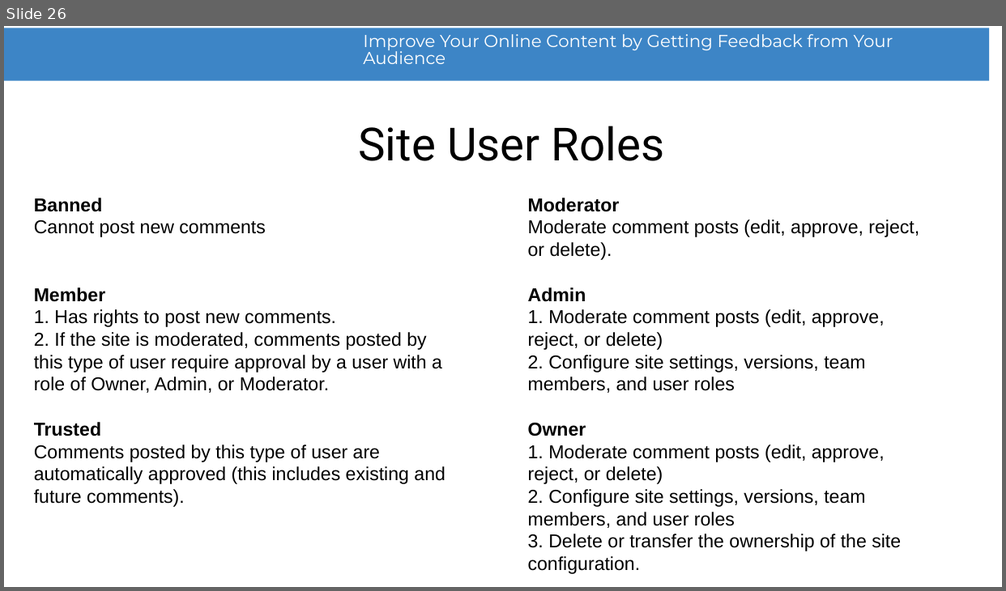
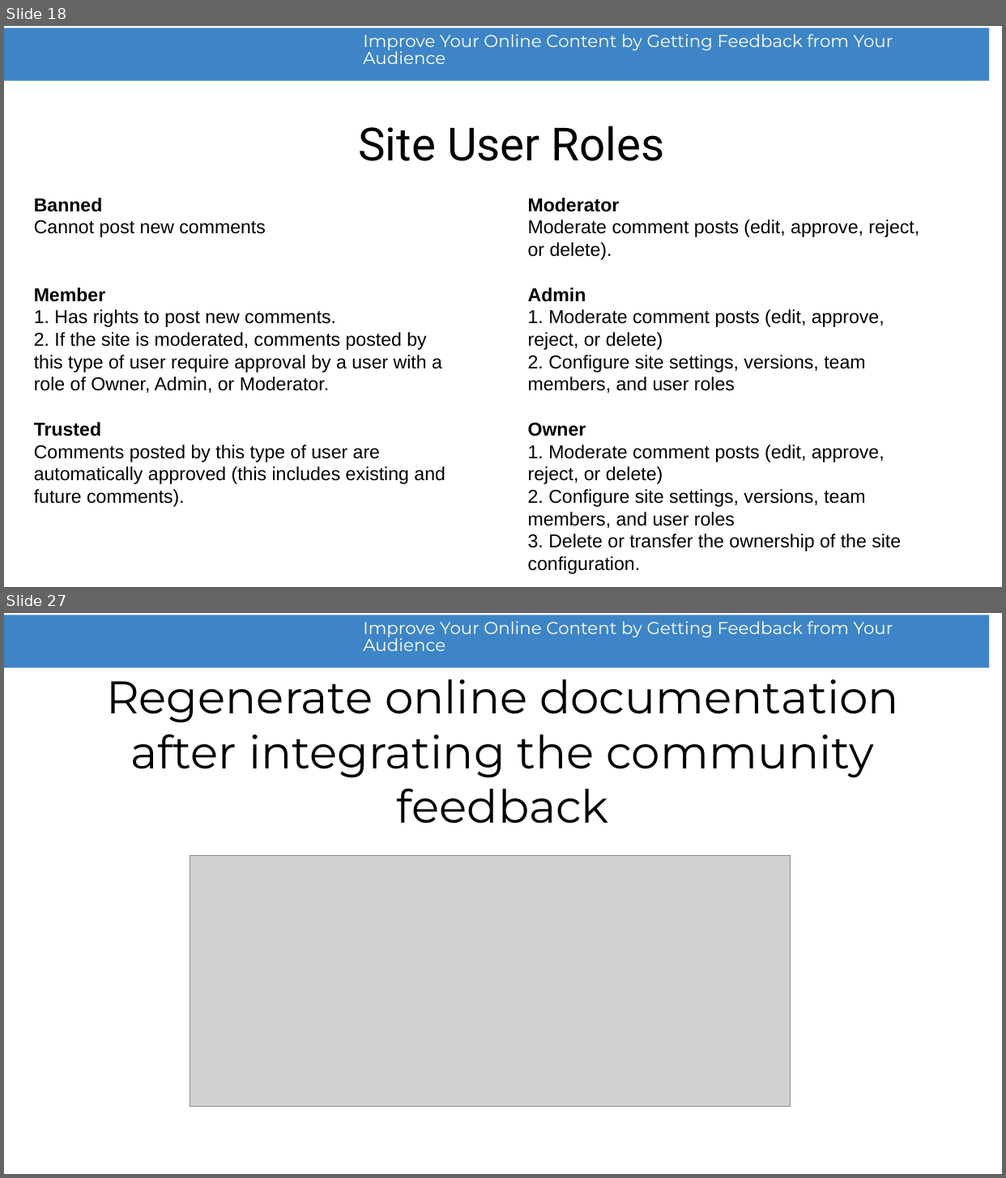
Before and after one commit to radu-pisoi/feedback-presentation, a slide deck: presentation/feedback-demo.odp. Shown one above the other, each under a label of ours: slide 26 before the commit, slides 18 and 27 after it; the slides between them are not shown. The pictures are 1006x591 and 1006x1178 pixels, drawn with LibreOffice and Linux fonts; fonts in the diff are those of the drawing; grey boxes stand for pictures; background and template pictures are left out. Boxes give left, top, right and bottom in pixels: in the first picture for what was removed or moved away, otherwise in the second. Text is boxed around its words. In the diff, an @@ line names an element or a change of style, - is before the commit and + after.

```diff
--- a/presentation/feedback-demo.odp
+++ b/presentation/feedback-demo.odp
@@ slide 27 added at bbox=[4, 613, 1002, 1174], background #FFFFFF; not listed: 2 template elements that a slide beside it also shows @@
@@ title added at bbox=[106, 679, 899, 824], 44 pt, text #000000 @@
+Regenerate online documentation after integrating the community feedback
@@ picture added at bbox=[189, 856, 790, 1107] @@
@@ what was slide 26 is now slide 18 @@
```
Also in this commit, not shown: 8 slides changed, 2 other slides added, 10 slides removed, 1 other file.
